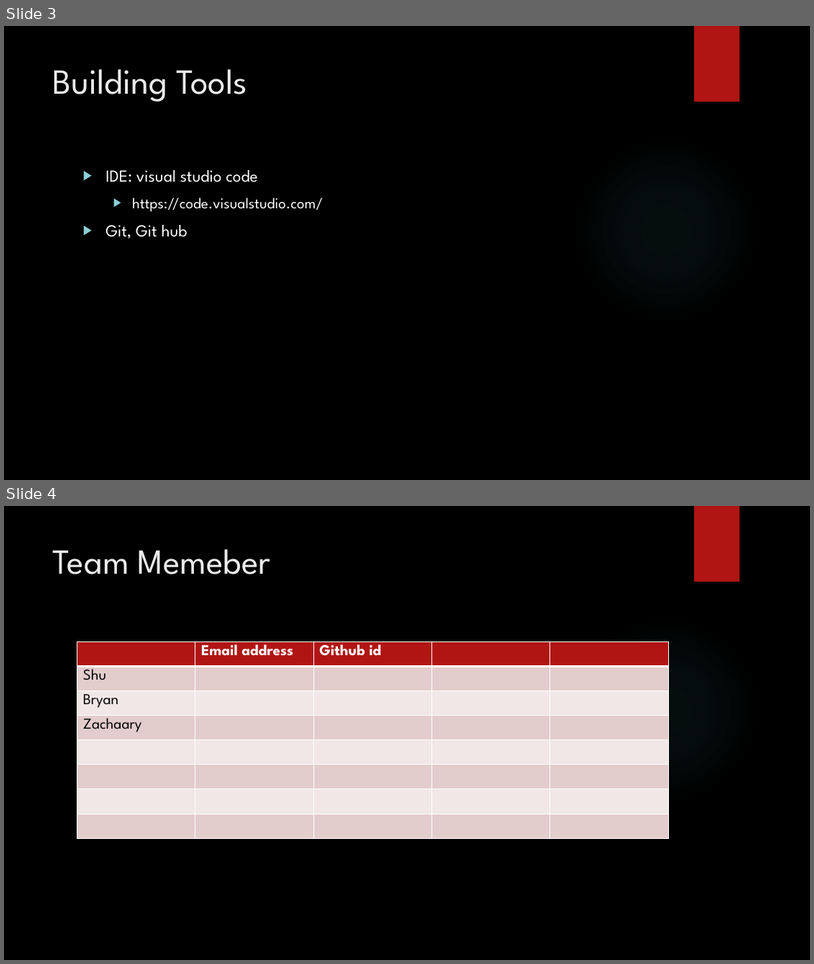
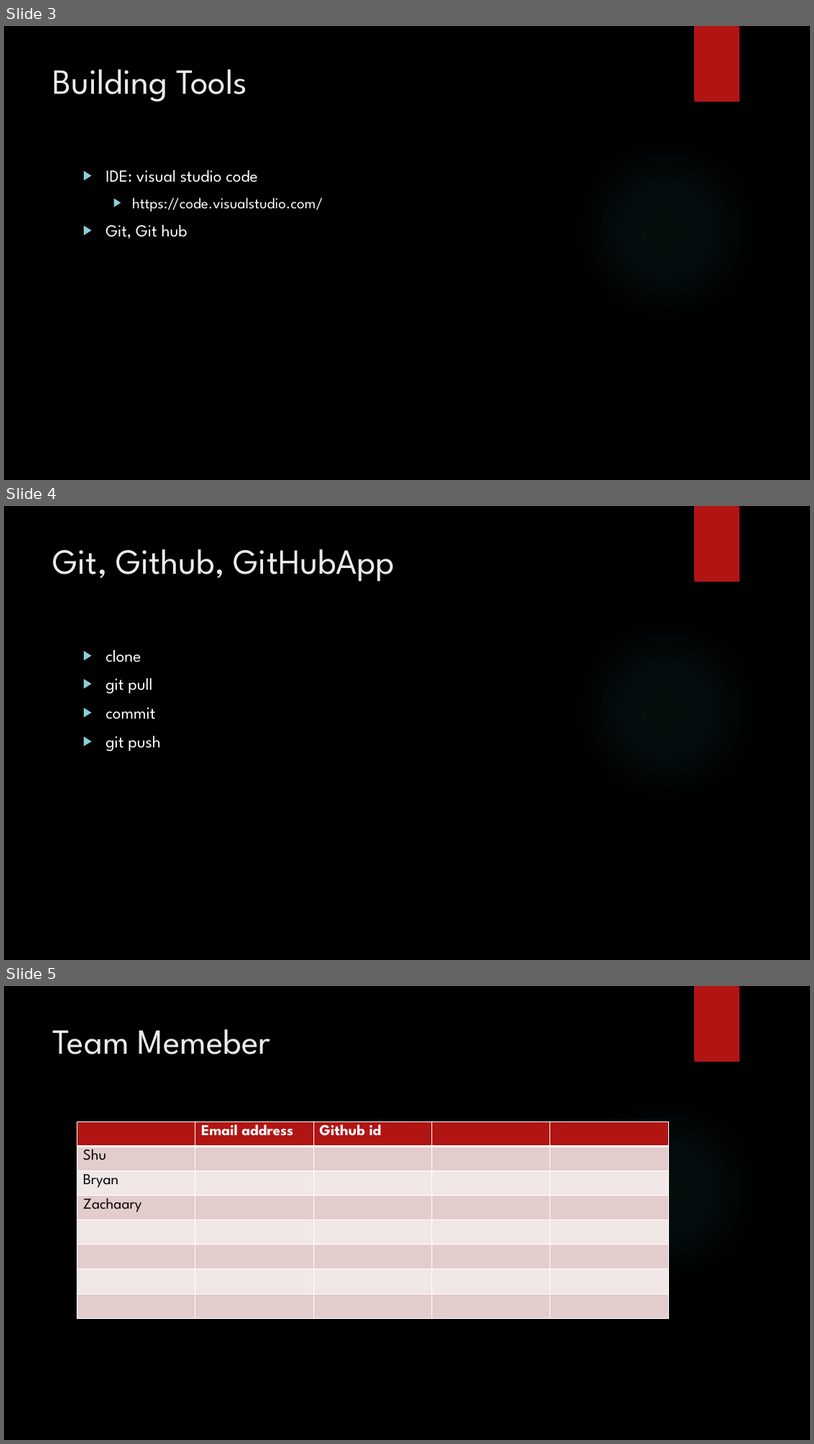
Before and after one commit to stargazingtech/build-discord-bots, a slide deck: discord-bot-study.pptx. Shown one above the other, each under a label of ours: slides 3 and 4 before the commit, slides 3, 4 and 5 after it. The pictures are 814x964 and 814x1444 pixels, drawn with LibreOffice and Linux fonts; fonts in the diff are those of the drawing; background and template pictures are left out. Boxes give left, top, right and bottom in pixels: in the first picture for what was removed or moved away, otherwise in the second. Text is boxed around its words. In the diff, an @@ line names an element or a change of style, - is before the commit and + after.

Commit message:
Update discord-bot-study.pptx
update git slide

```diff
--- a/discord-bot-study.pptx
+++ b/discord-bot-study.pptx
@@ slide 4 added at [4,506,810,960], background picture (left out); not listed: 2 template elements that a slide beside it also shows @@
@@ title added at [53,549,395,582], 42 pt, text #EBEBEB @@
+Git, Github, GitHubApp
@@ text added at [106,650,161,751], 20 pt, text #FFFFFF @@
+▶ clone
+▶ git pull
+▶ commit
+▶ git push
@@ what was slide 4 is now slide 5 @@
```
